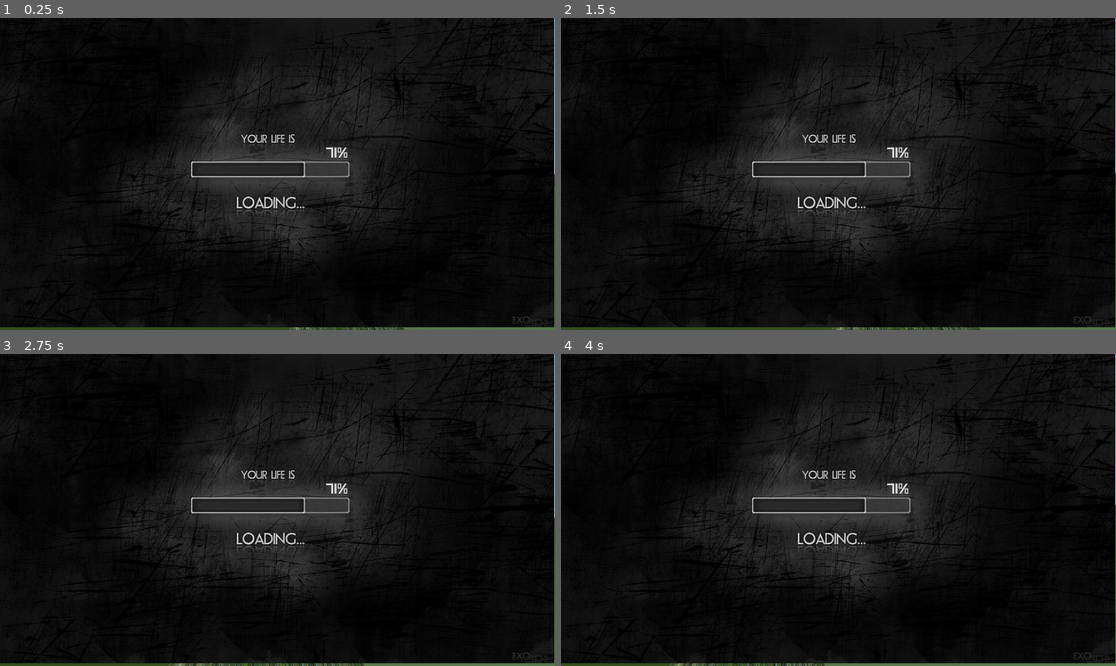
Above: before the commit, frames 1-4 (two rows, left to right).
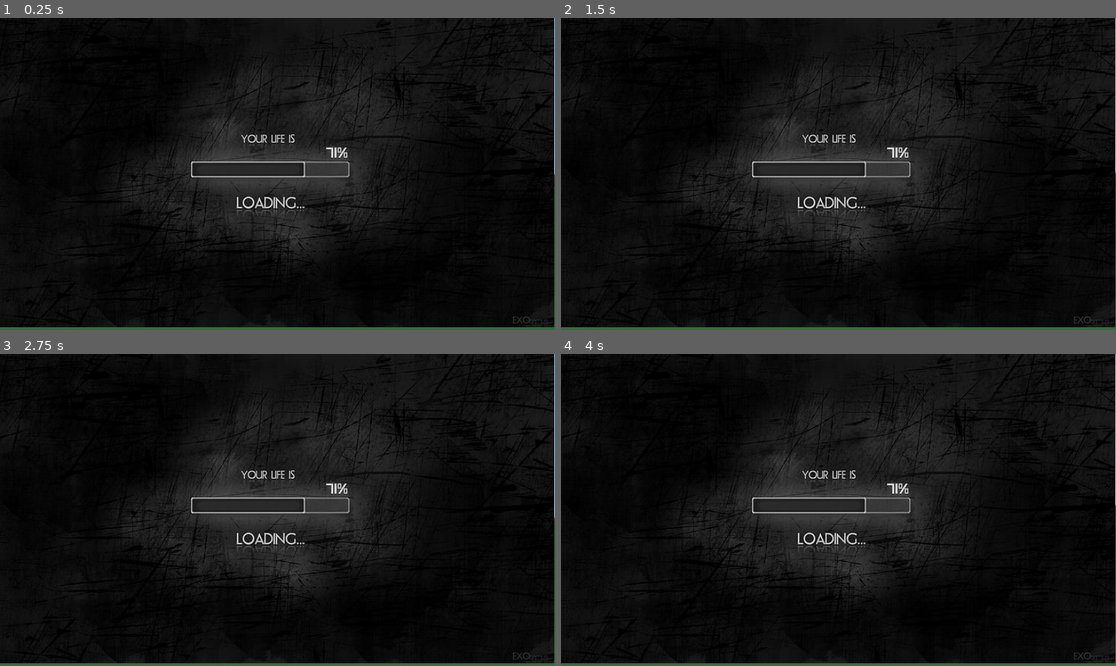
Above: after the commit, the same moments.

Repository: archiebh/RealLudumDareSerfs
Game: Godot game, scene res://Main.tscn
Two runs of this game, one before a commit and one after it. Both use one fixed random seed, a clock stepped at 60 frames per second and the inputs below. Sound files missing from this copy of the repository are replaced by a short silence.
Inputs (mouse positions are in pixels of both pictures, inside the frame that each line leads up to):
- Up to frame 1 (0.25 s): no input
- Up to frame 2 (1.5 s): tap Enter at 0.5 s; move the mouse to (866, 174) at 0.52 s; hold W (forward) from 0.53 s (still down); tap Shift (crouch) at 0.6 s; tap Space (jump) at 0.77, 1.25 s; move the mouse to (810, 174) at 1.27 s; right-click (810, 174) at 1.35 s
- Up to frame 3 (2.75 s): keep holding W (forward); tap Space (jump) at 1.52 s; tap Enter at 2 s; move the mouse to (288, 503) at 2.02 s; tap Shift (crouch) at 2.1 s
- Up to frame 4 (4 s): keep holding W (forward); tap Space (jump) at 2.75, 3.02, 3.77 s; move the mouse to (832, 516) at 2.77 s; right-click (832, 516) at 2.85 s; tap Enter at 3.5 s; move the mouse to (877, 513) at 3.52 s; tap Shift (crouch) at 3.6 s

The runs differ from the first frame. In frame 1, 0.6% of the frame differs, in the area x 0-87%, y 99-100%; in frame 2, 0.7%; in frame 3, 0.8%, in the area x 0-100%, y 85-100%; in frame 4, 0.8%.
Error in both runs: Attempt to call function 'get_node' in base 'null instance' on a null instance. (res://Visible)

Commit message:
paths lvl2

Diff:
--- a/Main.tscn
+++ b/Main.tscn
@@ -2,13 +2,12 @@
 
 [ext_resource path="res://3dCC.tscn" type="PackedScene" id=1]
 [ext_resource path="res://Bush.tscn" type="PackedScene" id=2]
-[ext_resource path="res://Working Textures/garss.jpg" type="Texture" id=3]
+[ext_resource path="res://Real Textures/Grass.png" type="Texture" id=3]
 [ext_resource path="res://Scenes/Wheat.tscn" type="PackedScene" id=4]
 [ext_resource path="res://Working Textures/brick.jpg" type="Texture" id=5]
 
-[sub_resource type="SpatialMaterial" id=3]
+[sub_resource type="SpatialMaterial" id=5]
 albedo_texture = ExtResource( 3 )
-uv1_scale = Vector3( 0.5, 0.5, 0.5 )
 uv1_triplanar = true
 
 [sub_resource type="CapsuleMesh" id=1]
@@ -25,7 +24,7 @@
 width = 250.0
 height = 0.284833
 depth = 100.0
-material = SubResource( 3 )
+material = SubResource( 5 )
 
 [node name="MeshInstance" type="MeshInstance" parent="."]
 mesh = SubResource( 1 )
--- /dev/null
+++ b/Materials/Cobbled Street.tres
@@ -0,0 +1,7 @@
+[gd_resource type="SpatialMaterial" load_steps=2 format=2]
+
+[ext_resource path="res://Real Textures/Cobble Street.png" type="Texture" id=1]
+
+[resource]
+albedo_texture = ExtResource( 1 )
+uv1_triplanar = true
--- /dev/null
+++ b/Materials/Grass.tres
@@ -0,0 +1,7 @@
+[gd_resource type="SpatialMaterial" load_steps=2 format=2]
+
+[ext_resource path="res://Real Textures/Grass.png" type="Texture" id=1]
+
+[resource]
+albedo_texture = ExtResource( 1 )
+uv1_triplanar = true
--- /dev/null
+++ b/Materials/Path.tres
@@ -0,0 +1,7 @@
+[gd_resource type="SpatialMaterial" load_steps=2 format=2]
+
+[ext_resource path="res://Real Textures/Path.png" type="Texture" id=1]
+
+[resource]
+albedo_texture = ExtResource( 1 )
+uv1_triplanar = true
--- a/Scenes/Level2.tscn
+++ b/Scenes/Level2.tscn
@@ -21,10 +21,17 @@
 [ext_resource path="res://Sounds/Voice/Serf/22.mp3" type="AudioStream" id=19]
 [ext_resource path="res://Sounds/Voice/Serf/21.mp3" type="AudioStream" id=20]
 [ext_resource path="res://Scripts/Voicelines.gd" type="Script" id=21]
+[ext_resource path="res://Real Textures/Grass.png" type="Texture" id=22]
+[ext_resource path="res://Materials/Path.tres" type="Material" id=23]
+[ext_resource path="res://Materials/Cobbled Street.tres" type="Material" id=24]
 
 [sub_resource type="SpatialMaterial" id=3]
 albedo_texture = ExtResource( 3 )
 uv1_scale = Vector3( 0.5, 0.5, 0.5 )
+uv1_triplanar = true
+
+[sub_resource type="SpatialMaterial" id=23]
+albedo_texture = ExtResource( 22 )
 uv1_triplanar = true
 
 [sub_resource type="SpatialMaterial" id=16]
@@ -126,7 +133,7 @@
 width = 150.0
 height = 9.22013
 depth = 100.0
-material = SubResource( 3 )
+material = SubResource( 23 )
 
 [node name="CSGCylinder" type="CSGCylinder" parent="CSGBox"]
 transform = Transform( 1.91069e-15, 4.37114e-08, 1, 1, -4.37114e-08, 0, 4.37114e-08, 1, -4.37114e-08, 66.928, 5.34757, 0 )
@@ -547,6 +554,7 @@
 
 [node name="TEMPLATE" type="Sprite3D" parent="."]
 transform = Transform( 10, 0, 0, 0, -4.37114e-07, 10, 0, -10, -4.37114e-07, -50.106, 0, 0 )
+visible = false
 shaded = true
 texture = ExtResource( 7 )
 
@@ -1586,4 +1594,401 @@
 stream = ExtResource( 19 )
 volume_db = -3.0
 
+[node name="Pathhandler" type="Spatial" parent="."]
+transform = Transform( 1, 0, 0, 0, 1, 0, 0, 0, 1, 0, -1.038, 0 )
+
+[node name="CSGCombiner" type="CSGCombiner" parent="Pathhandler"]
+
+[node name="CSGBox" type="CSGBox" parent="Pathhandler/CSGCombiner"]
+transform = Transform( 0.999685, 0, 0.0250952, 0, 1, 0, -0.0250952, 0, 0.999685, -114.897, 0, -0.475785 )
+width = 20.7358
+depth = 3.52327
+material = ExtResource( 23 )
+
+[node name="CSGBox2" type="CSGBox" parent="Pathhandler/CSGCombiner"]
+transform = Transform( 0.167853, 0, -0.985812, 0, 1, 0, 0.985812, 0, 0.167853, -98.5274, 0, -8.98948 )
+width = 12.1101
+depth = 3.52327
+material = ExtResource( 23 )
+
+[node name="CSGBox3" type="CSGBox" parent="Pathhandler/CSGCombiner"]
+transform = Transform( -0.0384227, 0, -0.999262, 0, 1, 0, 0.999262, 0, -0.0384227, -99.1749, 0, -18.678 )
+width = 9.99507
+depth = 3.52327
+material = ExtResource( 23 )
+
+[node name="CSGBox4" type="CSGBox" parent="Pathhandler/CSGCombiner"]
+transform = Transform( 0.959141, 0, -0.282927, 0, 1, 0, 0.282927, 0, 0.959141, -104.084, 0, -23.1012 )
+width = 12.1101
+depth = 3.52327
+material = ExtResource( 23 )
+
+[node name="CSGBox5" type="CSGBox" parent="Pathhandler/CSGCombiner"]
+transform = Transform( 0.999347, 0, -0.0361379, 0, 1, 0, 0.0361379, 0, 0.999347, -111.391, 0, -24.7198 )
+width = 6.35257
+depth = 3.52327
+material = ExtResource( 23 )
+
+[node name="CSGBox6" type="CSGBox" parent="Pathhandler/CSGCombiner"]
+transform = Transform( 0.447166, 0, -0.894451, 0, 1, 0, 0.894451, 0, 0.447166, -113.571, 0, -26.2661 )
+width = 6.35257
+depth = 3.52327
+material = ExtResource( 23 )
+
+[node name="CSGBox7" type="CSGBox" parent="Pathhandler/CSGCombiner"]
+transform = Transform( 0.0124962, 0, -0.999922, 0, 1, 0, 0.999922, 0, 0.0124962, -114.263, 0, -31.5512 )
+width = 6.35257
+depth = 3.52327
+material = ExtResource( 23 )
+
+[node name="CSGBox8" type="CSGBox" parent="Pathhandler/CSGCombiner"]
+transform = Transform( 0.837452, 0, -0.546511, 0, 1, 0, 0.546511, 0, 0.837452, -117.002, 0, -33.5017 )
+width = 6.35257
+depth = 3.52327
+material = ExtResource( 23 )
+
+[node name="CSGBox9" type="CSGBox" parent="Pathhandler/CSGCombiner"]
+transform = Transform( 0.0250951, 0, -0.999685, 0, 1, 0, 0.999685, 0, 0.0250951, -117.883, 0, -37.2138 )
+width = 6.35257
+depth = 3.52327
+material = ExtResource( 23 )
+
+[node name="CSGBox10" type="CSGBox" parent="Pathhandler/CSGCombiner"]
+transform = Transform( 0.0250951, 0, -0.999685, 0, 1, 0, 0.999685, 0, 0.0250951, -118.072, 0, -41.5551 )
+width = 6.35257
+depth = 3.52327
+material = ExtResource( 23 )
+
+[node name="CSGBox11" type="CSGBox" parent="Pathhandler/CSGCombiner"]
+transform = Transform( -0.906278, 0, -0.422681, 0, 1, 0, 0.422681, 0, -0.906278, -116.373, 0, -45.0156 )
+width = 6.35257
+depth = 3.52327
+material = ExtResource( 23 )
+
+[node name="CSGBox12" type="CSGBox" parent="Pathhandler/CSGCombiner"]
+transform = Transform( -0.999834, 0, -0.0182201, 0, 1, 0, 0.0182201, 0, -0.999834, -109.719, 0, -45.7706 )
+width = 9.66298
+depth = 3.52327
+material = ExtResource( 23 )
+
+[node name="CSGBox13" type="CSGBox" parent="Pathhandler/CSGCombiner"]
+transform = Transform( -0.842396, 0, 0.538859, 0, 1, 0, -0.538859, 0, -0.842396, -103.537, 0, -45.1902 )
+width = 6.35257
+depth = 3.52327
+material = ExtResource( 23 )
+
+[node name="CSGBox14" type="CSGBox" parent="Pathhandler/CSGCombiner"]
+transform = Transform( -0.0342017, 0, 0.999415, 0, 1, 0, -0.999415, 0, -0.0342017, -102.623, 0, -41.4863 )
+width = 6.35257
+depth = 3.52327
+material = ExtResource( 23 )
+
+[node name="CSGBox15" type="CSGBox" parent="Pathhandler/CSGCombiner"]
+transform = Transform( -0.0342017, 0, 0.999415, 0, 1, 0, -0.999415, 0, -0.0342017, -102.394, 0, -37.1469 )
+width = 6.35257
+depth = 3.52327
+material = ExtResource( 23 )
+
+[node name="CSGBox16" type="CSGBox" parent="Pathhandler/CSGCombiner"]
+transform = Transform( 0.90239, 0, 0.430921, 0, 1, 0, -0.430921, 0, 0.90239, -104.062, 0, -33.671 )
+width = 6.35257
+depth = 3.52327
+material = ExtResource( 23 )
+
+[node name="CSGBox17" type="CSGBox" parent="Pathhandler/CSGCombiner"]
+transform = Transform( 0.999626, 0, 0.0273284, 0, 1, 0, -0.0273284, 0, 0.999626, -109.552, 0, -32.8765 )
+width = 8.14262
+depth = 3.52327
+material = ExtResource( 23 )
+
+[node name="CSGBox18" type="CSGBox" parent="Pathhandler/CSGCombiner"]
+transform = Transform( -0.999834, 0, -0.0182201, 0, 1, 0, 0.0182201, 0, -0.999834, -66.533, 0, -42.2801 )
+width = 69.4207
+depth = 3.52327
+material = ExtResource( 23 )
+
+[node name="CSGBox19" type="CSGBox" parent="Pathhandler/CSGCombiner"]
+transform = Transform( -0.0161435, 0, 0.99987, 0, 1, 0, -0.99987, 0, -0.0161435, -34.1763, 0, -41.588 )
+width = 16.8034
+depth = 3.52327
+material = ExtResource( 23 )
+
+[node name="CSGBox20" type="CSGBox" parent="Pathhandler/CSGCombiner"]
+transform = Transform( 0.57599, 0, 0.817457, 0, 1, 0, -0.817457, 0, 0.57599, -68.5015, 0, -36.2809 )
+width = 13.365
+depth = 3.52327
+material = ExtResource( 23 )
+
+[node name="CSGBox21" type="CSGBox" parent="Pathhandler/CSGCombiner"]
+transform = Transform( 0.0270668, 0, 0.999634, 0, 1, 0, -0.999634, 0, 0.0270668, -72.1822, 0, -27.293 )
+width = 8.78909
+depth = 3.52327
+material = ExtResource( 23 )
+
+[node name="CSGBox22" type="CSGBox" parent="Pathhandler/CSGCombiner"]
+transform = Transform( 0.773763, 0, 0.633475, 0, 1, 0, -0.633475, 0, 0.773763, -35.6398, 0, -30.1884 )
+width = 23.4018
+depth = 3.52327
+material = ExtResource( 23 )
+
+[node name="CSGBox23" type="CSGBox" parent="Pathhandler/CSGCombiner"]
+transform = Transform( 0.999994, 0, 0.00359535, 0, 1, 0, -0.00359535, 0, 0.999994, 4.67732, 0, -41.1451 )
+width = 44.092
+depth = 3.52327
+material = ExtResource( 23 )
+
+[node name="CSGBox24" type="CSGBox" parent="Pathhandler/CSGCombiner"]
+transform = Transform( 0.94908, 0, 0.315036, 0, 1, 0, -0.315036, 0, 0.94908, -21.8155, 0, -39.3104 )
+width = 13.6642
+depth = 3.52327
+material = ExtResource( 23 )
+
+[node name="CSGBox25" type="CSGBox" parent="Pathhandler/CSGCombiner"]
+transform = Transform( -0.00692886, 0, -0.999976, 0, 1, 0, 0.999976, 0, -0.00692886, -21.5826, 0, -31.2749 )
+width = 15.0903
+depth = 3.52327
+material = ExtResource( 23 )
+
+[node name="CSGBox26" type="CSGBox" parent="Pathhandler/CSGCombiner"]
+transform = Transform( -0.00692886, 0, -0.999976, 0, 1, 0, 0.999976, 0, -0.00692886, 2.29953, 0, -29.7341 )
+width = 22.3813
+depth = 3.52327
+material = ExtResource( 23 )
+
+[node name="CSGBox27" type="CSGBox" parent="Pathhandler/CSGCombiner"]
+transform = Transform( 0.125125, 0, -0.992141, 0, 1, 0, 0.992141, 0, 0.125125, -37.0387, 0, -4.77454 )
+width = 11.3888
+depth = 10.4472
+material = ExtResource( 23 )
+
+[node name="CSGCombiner2" type="CSGCombiner" parent="Pathhandler"]
+
+[node name="CSGBox26" type="CSGBox" parent="Pathhandler/CSGCombiner2"]
+transform = Transform( 0.998834, 0, 0.0482746, 0, 1, 0, -0.0482746, 0, 0.998834, -80.79, 0, 36.6001 )
+width = 22.3813
+depth = 3.52327
+material = ExtResource( 23 )
+
+[node name="CSGBox27" type="CSGBox" parent="Pathhandler/CSGCombiner2"]
+transform = Transform( 0.992516, 0, -0.122112, 0, 1, 0, 0.122112, 0, 0.992516, -97.1865, 0, 36.6547 )
+width = 13.743
+depth = 3.52327
+material = ExtResource( 23 )
+
+[node name="CSGBox28" type="CSGBox" parent="Pathhandler/CSGCombiner2"]
+transform = Transform( 0.686999, 0, -0.726658, 0, 1, 0, 0.726658, 0, 0.686999, -105.695, 0, 33.2733 )
+width = 8.94984
+depth = 3.52327
+material = ExtResource( 23 )
+
+[node name="CSGBox29" type="CSGBox" parent="Pathhandler/CSGCombiner2"]
+transform = Transform( 0.0196164, 0, -0.999808, 0, 1, 0, 0.999808, 0, 0.0196164, -108.367, 0, 26.9468 )
+width = 8.94984
+depth = 3.52327
+material = ExtResource( 23 )
+
+[node name="CSGBox30" type="CSGBox" parent="Pathhandler/CSGCombiner2"]
+transform = Transform( -0.581527, 0, -0.813527, 0, 1, 0, 0.813527, 0, -0.581527, -105.547, 0, 20.343 )
+width = 8.94984
+depth = 3.52327
+material = ExtResource( 23 )
+
+[node name="CSGBox31" type="CSGBox" parent="Pathhandler/CSGCombiner2"]
+transform = Transform( -0.663508, 0, -0.748169, 0, 1, 0, 0.748169, 0, -0.663508, -99.9824, 0, 13.8877 )
+width = 8.94984
+depth = 3.52327
+material = ExtResource( 23 )
+
+[node name="CSGBox32" type="CSGBox" parent="Pathhandler/CSGCombiner2"]
+transform = Transform( -0.177909, 0, -0.984047, 0, 1, 0, 0.984047, 0, -0.177909, -96.0383, 0, 5.74506 )
+width = 11.8277
+depth = 3.52327
+material = ExtResource( 23 )
+
+[node name="CSGBox33" type="CSGBox" parent="Pathhandler/CSGCombiner2"]
+transform = Transform( -0.223199, 0, 0.974773, 0, 1, 0, -0.974773, 0, -0.223199, -75.225, 0, 31.4062 )
+width = 9.36148
+depth = 3.52327
+material = ExtResource( 23 )
+
+[node name="CSGBox34" type="CSGBox" parent="Pathhandler/CSGCombiner2"]
+transform = Transform( 0.238432, 0, 0.971159, 0, 1, 0, -0.971159, 0, 0.238432, -75.2992, 0, 24.3572 )
+width = 9.36148
+depth = 3.52327
+material = ExtResource( 23 )
+
+[node name="CSGBox35" type="CSGBox" parent="Pathhandler/CSGCombiner2"]
+transform = Transform( 0.513571, 0, 0.858047, 0, 1, 0, -0.858047, 0, 0.513571, -72.5538, 0, 19.3116 )
+width = 9.36148
+depth = 3.52327
+material = ExtResource( 23 )
+
+[node name="CSGBox36" type="CSGBox" parent="Pathhandler/CSGCombiner2"]
+transform = Transform( 0.984479, 0, 0.175504, 0, 1, 0, -0.175504, 0, 0.984479, -63.3531, 0, 34.5967 )
+width = 14.3869
+depth = 3.52327
+material = ExtResource( 23 )
+
+[node name="CSGBox37" type="CSGBox" parent="Pathhandler/CSGCombiner2"]
+transform = Transform( 0.172651, 0, 0.984983, 0, 1, 0, -0.984983, 0, 0.172651, -57.1203, 0, 27.5478 )
+width = 14.3869
+depth = 3.52327
+material = ExtResource( 23 )
+
+[node name="CSGBox38" type="CSGBox" parent="Pathhandler/CSGCombiner2"]
+transform = Transform( -0.13983, 0, 0.990175, 0, 1, 0, -0.990175, 0, -0.13983, -51.5554, 0, 44.8363 )
+width = 11.5954
+depth = 3.52327
+material = ExtResource( 23 )
+
+[node name="CSGBox39" type="CSGBox" parent="Pathhandler/CSGCombiner2"]
+transform = Transform( -0.922962, 0, 0.384891, 0, 1, 0, -0.384891, 0, -0.922962, -56.1557, 0, 37.4905 )
+width = 11.5954
+depth = 3.52327
+material = ExtResource( 23 )
+
+[node name="CSGBox40" type="CSGBox" parent="Pathhandler/CSGCombiner2"]
+transform = Transform( -0.932953, 0, -0.359997, 0, 1, 0, 0.359997, 0, -0.932953, -47.4744, 0, 35.9323 )
+width = 11.5954
+depth = 3.52327
+material = ExtResource( 23 )
+
+[node name="CSGBox41" type="CSGBox" parent="Pathhandler/CSGCombiner2"]
+transform = Transform( -0.997953, 0, 0.0639571, 0, 1, 0, -0.0639571, 0, -0.997953, -32.6345, 0, 34.8935 )
+width = 20.1447
+depth = 3.52327
+material = ExtResource( 23 )
+
+[node name="CSGBox42" type="CSGBox" parent="Pathhandler/CSGCombiner2"]
+transform = Transform( -0.696664, 0, -0.717397, 0, 1, 0, 0.717397, 0, -0.696664, -20.1395, 0, 33.8034 )
+width = 8.77822
+depth = 3.52327
+material = ExtResource( 23 )
+
+[node name="CSGBox43" type="CSGBox" parent="Pathhandler/CSGCombiner2"]
+transform = Transform( 0.0140325, 0, -0.999901, 0, 1, 0, 0.999901, 0, 0.0140325, -16.869, 0, 24.5789 )
+width = 13.595
+depth = 3.52327
+material = ExtResource( 23 )
+
+[node name="Streethandler" type="Spatial" parent="."]
+transform = Transform( 1, 0, 0, 0, 1, 0, 0, 0, 1, 0, -0.85, 0 )
+
+[node name="CSGCombiner" type="CSGCombiner" parent="Streethandler"]
+transform = Transform( 1, 0, 0, 0, 1, 0, 0, 0, 1, 0, -0.136837, 0 )
+
+[node name="CSGBox" type="CSGBox" parent="Streethandler/CSGCombiner"]
+transform = Transform( 0.999192, 0, 0.0402015, 0, 1, 0, -0.0402015, 0, 0.999192, -78.6908, 0, -2.4908 )
+width = 47.6961
+depth = 4.50151
+material = ExtResource( 24 )
+
+[node name="CSGBox2" type="CSGBox" parent="Streethandler/CSGCombiner"]
+transform = Transform( 1, 0, -0.000593415, 0, 1, 0, 0.000593415, 0, 1, -31.1001, 0, -3.71896 )
+width = 47.6961
+depth = 4.50151
+material = ExtResource( 24 )
+
+[node name="CSGBox3" type="CSGBox" parent="Streethandler/CSGCombiner"]
+transform = Transform( 1, 0, -0.000593415, 0, 1, 0, 0.000593415, 0, 1, -6.1047, 0, -3.71896 )
+width = 47.6961
+depth = 4.50151
+material = ExtResource( 24 )
+
+[node name="CSGBox4" type="CSGBox" parent="Streethandler/CSGCombiner"]
+transform = Transform( 0.783997, 0, -0.620765, 0, 1, 0, 0.620765, 0, 0.783997, -81.2934, 0, 5.91884 )
+width = 25.4823
+depth = 4.50151
+material = ExtResource( 24 )
+
+[node name="CSGBox5" type="CSGBox" parent="Streethandler/CSGCombiner"]
+transform = Transform( 0.953565, 0, -0.301189, 0, 1, 0, 0.301189, 0, 0.953565, -63.2318, 0, 16.3718 )
+width = 18.2181
+depth = 4.50151
+material = ExtResource( 24 )
+
+[node name="CSGBox6" type="CSGBox" parent="Streethandler/CSGCombiner"]
+transform = Transform( 0.999989, 0, -0.00462516, 0, 1, 0, 0.00462516, 0, 0.999989, -48.37, 0, 19.2873 )
+width = 13.1211
+depth = 4.50151
+material = ExtResource( 24 )
+
+[node name="CSGBox7" type="CSGBox" parent="Streethandler/CSGCombiner"]
+transform = Transform( 0.999881, 0, 0.0154106, 0, 1, 0, -0.0154106, 0, 0.999881, -23.1263, 0, 18.068 )
+width = 29.8836
+depth = 4.50151
+material = ExtResource( 24 )
+
+[node name="CSGBox8" type="CSGBox" parent="Streethandler/CSGCombiner"]
+transform = Transform( 0.0803032, 0, -0.996771, 0, 1, 0, 0.996771, 0, 0.0803032, -37.0522, 0, 2.29168 )
+width = 29.9497
+depth = 4.50151
+material = ExtResource( 24 )
+
+[node name="CSGBox9" type="CSGBox" parent="Streethandler/CSGCombiner"]
+transform = Transform( 0.887373, 0, 0.461052, 0, 1, 0, -0.461052, 0, 0.887373, -2.21211, 0, 14.7458 )
+width = 14.8495
+depth = 4.50151
+material = ExtResource( 24 )
+
+[node name="CSGBox10" type="CSGBox" parent="Streethandler/CSGCombiner"]
+transform = Transform( 0.163326, 0, 0.986572, 0, 1, 0, -0.986572, 0, 0.163326, 5.31327, 0, 5.46218 )
+width = 15.8694
+depth = 4.50151
+material = ExtResource( 24 )
+
+[node name="CSGBox11" type="CSGBox" parent="Streethandler/CSGCombiner"]
+transform = Transform( -0.25364, 0, 0.967299, 0, 1, 0, -0.967299, 0, -0.25364, 4.96162, 0, -11.2062 )
+width = 12.7306
+depth = 4.50151
+material = ExtResource( 24 )
+
+[node name="CSGBox12" type="CSGBox" parent="Streethandler/CSGCombiner"]
+transform = Transform( -0.780529, 0, 0.62512, 0, 1, 0, -0.62512, 0, -0.780529, 0.741787, 0, -18.8723 )
+width = 10.4385
+depth = 4.50151
+material = ExtResource( 24 )
+
+[node name="CSGBox13" type="CSGBox" parent="Streethandler/CSGCombiner"]
+transform = Transform( -0.999906, 0, 0.0137528, 0, 1, 0, -0.0137528, 0, -0.999906, -10.3705, 0, -21.7558 )
+width = 17.1674
+depth = 4.50151
+material = ExtResource( 24 )
+
+[node name="CSGBox14" type="CSGBox" parent="Streethandler/CSGCombiner"]
+transform = Transform( -0.985322, 0, 0.170708, 0, 1, 0, -0.170708, 0, -0.985322, -25.2103, 0, -23.0921 )
+width = 14.0685
+depth = 4.50151
+material = ExtResource( 24 )
+
+[node name="CSGBox15" type="CSGBox" parent="Streethandler/CSGCombiner"]
+transform = Transform( -0.986881, 0, -0.161449, 0, 1, 0, 0.161449, 0, -0.986881, -38.3621, 0, -23.2328 )
+width = 14.0685
+depth = 4.50151
+material = ExtResource( 24 )
+
+[node name="CSGBox16" type="CSGBox" parent="Streethandler/CSGCombiner"]
+transform = Transform( -0.999419, 0, -0.0340796, 0, 1, 0, 0.0340796, 0, -0.999419, -64.9243, 0, -21.6703 )
+width = 39.9513
+depth = 4.50151
+material = ExtResource( 24 )
+
+[node name="CSGBox17" type="CSGBox" parent="Streethandler/CSGCombiner"]
+transform = Transform( -0.295975, 0, 0.955196, 0, 1, 0, -0.955196, 0, -0.295975, -40.7411, 0, -14.9473 )
+width = 14.0685
+depth = 4.50151
+material = ExtResource( 24 )
+
+[node name="CSGBox18" type="CSGBox" parent="Streethandler/CSGCombiner"]
+transform = Transform( 0.295608, 0, 0.95531, 0, 1, 0, -0.95531, 0, 0.295608, -93.176, 0, -9.49334 )
+width = 14.0685
+depth = 4.50151
+material = ExtResource( 24 )
+
+[node name="CSGBox19" type="CSGBox" parent="Streethandler/CSGCombiner"]
+transform = Transform( 0.774227, 0, 0.632908, 0, 1, 0, -0.632908, 0, 0.774227, -87.6199, 0, -18.2144 )
+width = 11.1355
+depth = 4.50151
+material = ExtResource( 24 )
+
 [connection signal="area_entered" from="ENDZONE" to="ENDZONE" method="_on_ENDZONE_area_entered"]
Binary file added: Real Textures/Cobble Street.png
Binary file added: Real Textures/Grass.png
Binary file added: Real Textures/Path.png
Not shown: 1 places in Scenes/Level2.tscn that only renumber resources
